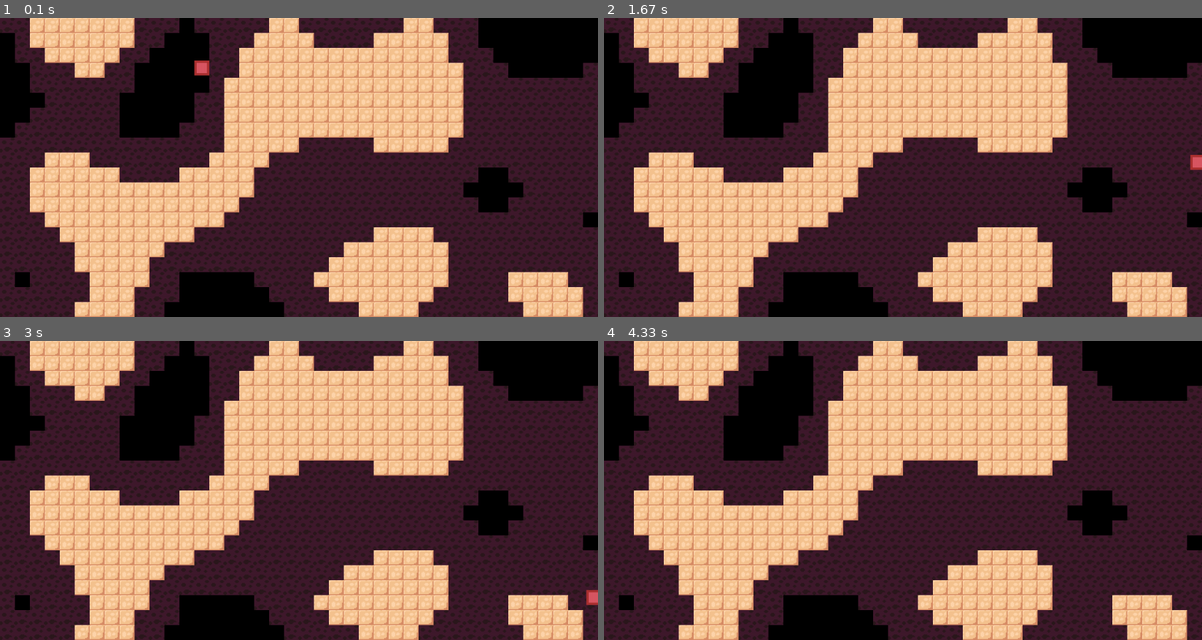
Above: before the commit, frames 1-4 (two rows, left to right).
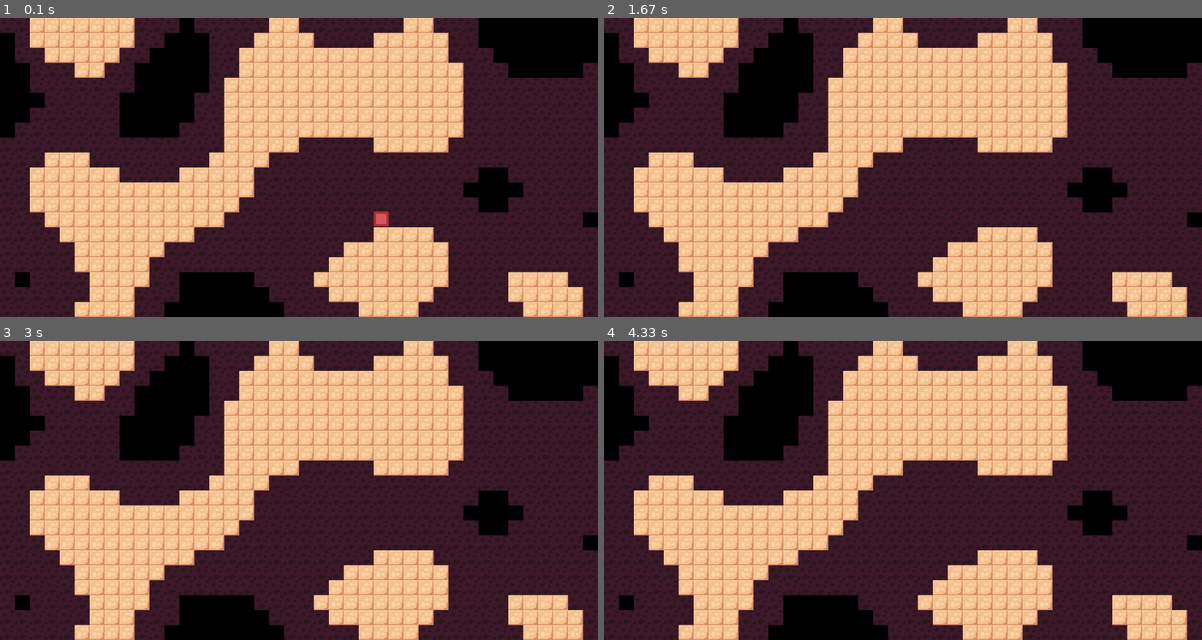
Above: after the commit, the same moments.

Repository: ARKANYOTA/Pygame-Test
Game: pygame game, started from scripts/index.py
Two runs of this game, one before a commit and one after it. Both use one fixed random seed, a clock stepped at 60 frames per second and the inputs below.
Inputs:
- Up to frame 1 (0.1 s): no input
- Up to frame 2 (1.67 s): hold D 0.33-0.8 s
- Up to frame 3 (3 s): no input
- Up to frame 4 (4.33 s): no input

The runs differ from the first frame. In frame 1, 0.3% of the frame differs, in the area x 32-65%, y 14-70%; in frame 2, 0.1%; in frame 3, 0.1%; in frame 4, nothing differs.

Commit message:
Spawn operational

Diff:
--- a/scripts/perlinnoise.py
+++ b/scripts/perlinnoise.py
@@ -105,22 +105,18 @@
     def find_empty_xy(self, blockw):
         y=len(self.map)//2
         x=len(self.map[0])//2
-        print(len(self.map))
         for i in range(1,int(len(self.map))) :
-            print(i)
             for k in range(1,i+1):
-                print(self.map[y][x],self.map[y-1][x], y, x)
-                if self.map[y][x]<0.45 and self.map[y-1][x]>0.45: #check if emplacement is clear (replace by 0 in next update)
-                    return y*blockw,x*blockw
+                if self.map[y][x]!=2 and self.map[y+1][x]==2: #check if emplacement is clear (replace by 0 in next update)
+                    return (y-1)*blockw,x*blockw
                 else :
                     if i%2==0:
                         x-=1
                     else :
                         x+=1
             for l in range(1,i+1):
-                print(self.map[y][x],self.map[y-1][x], y, x)
-                if self.map[y][x]<0.45 and self.map[y-1][x]>0.45: #check if emplacement is clear (replace by 0 in next update)
-                    return y*blockw,x*blockw
+                if self.map[y][x]!=2 and self.map[y+1][x]==2: #check if emplacement is clear (replace by 0 in next update)
+                    return (y-1)*blockw,x*blockw
                 else :
                     if i%2==0:
                         y+=1
--- a/scripts/player.py
+++ b/scripts/player.py
@@ -73,7 +73,7 @@
         try:
             i = int((self.pos.y + self.width) // self.width + 1)
             j = int(self.pos.x // self.width)
-            print(map[i][j])
+            #print(map[i][j])
             return map[i][j] == 2
         except:
             return False
